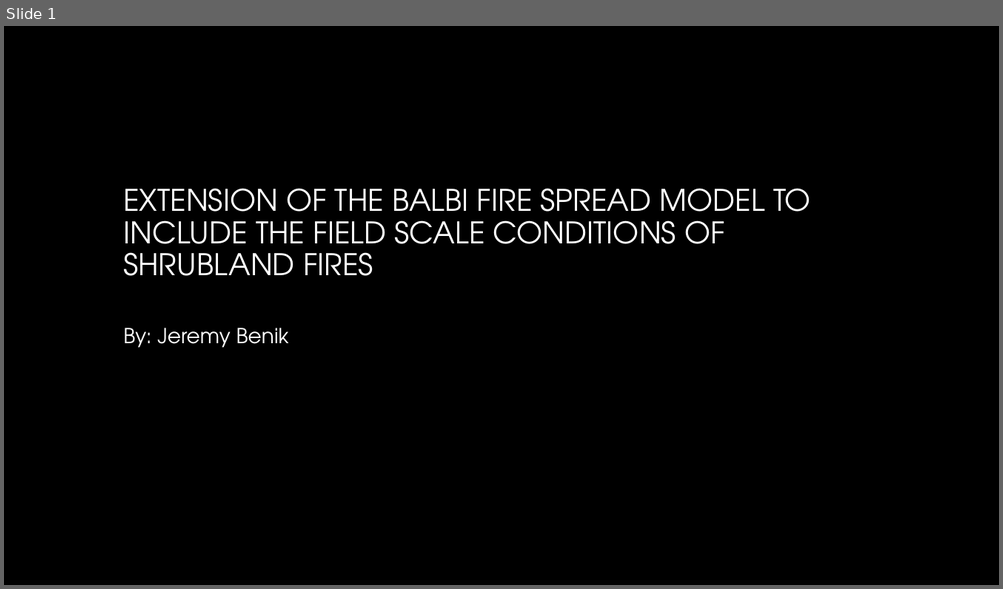
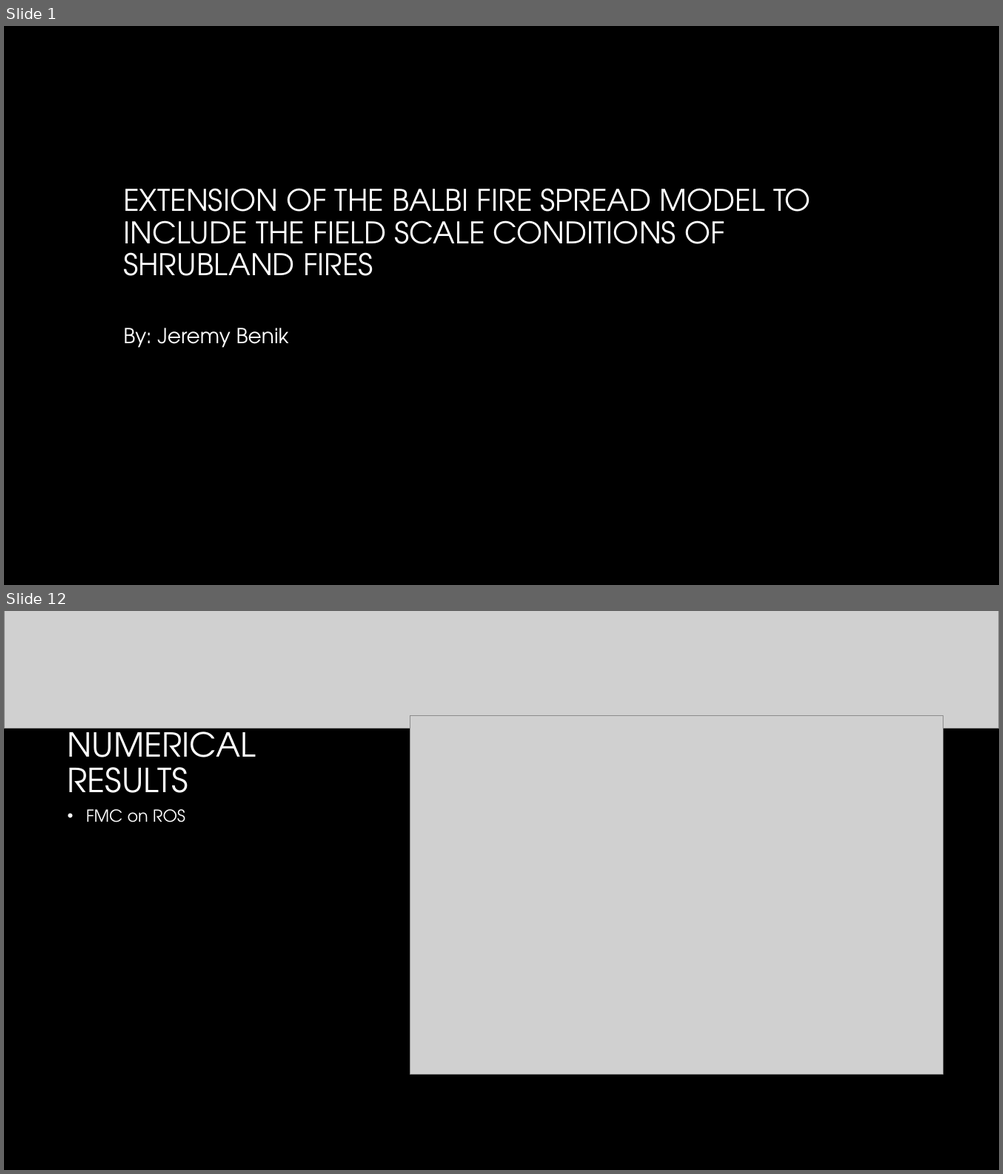
Before and after one commit to Jeremy-Benik/Meeting_Notes, a slide deck: Presentations/Balbi_2022_presentation.pptx. Shown one above the other, each under a label of ours: slide 1 before the commit, slides 1 and 12 after it; the slides between them are not shown. The pictures are 1003x589 and 1003x1174 pixels, drawn with LibreOffice and Linux fonts; fonts in the diff are those of the drawing; grey boxes stand for pictures; background and template pictures are left out. Boxes give left, top, right and bottom in pixels: in the first picture for what was removed or moved away, otherwise in the second. Text is boxed around its words. In the diff, an @@ line names an element or a change of style, - is before the commit and + after.

```diff
--- a/Presentations/Balbi_2022_presentation.pptx
+++ b/Presentations/Balbi_2022_presentation.pptx
@@ slide 12 added at <box>4,611,999,1170</box>, background #000000 @@
@@ picture added at <box>4,611,999,729</box> @@
@@ picture added at <box>410,716,943,1075</box> @@
@@ title added at <box>68,722,256,793</box>, 32 pt, text #FFFFFF @@
+NUMERICAL RESULTS
@@ text added at <box>86,809,185,823</box>, 16 pt, text #FFFFFF @@
+• FMC on ROS
```
Also in this commit, not shown: 11 other slides added, 1 other file.
